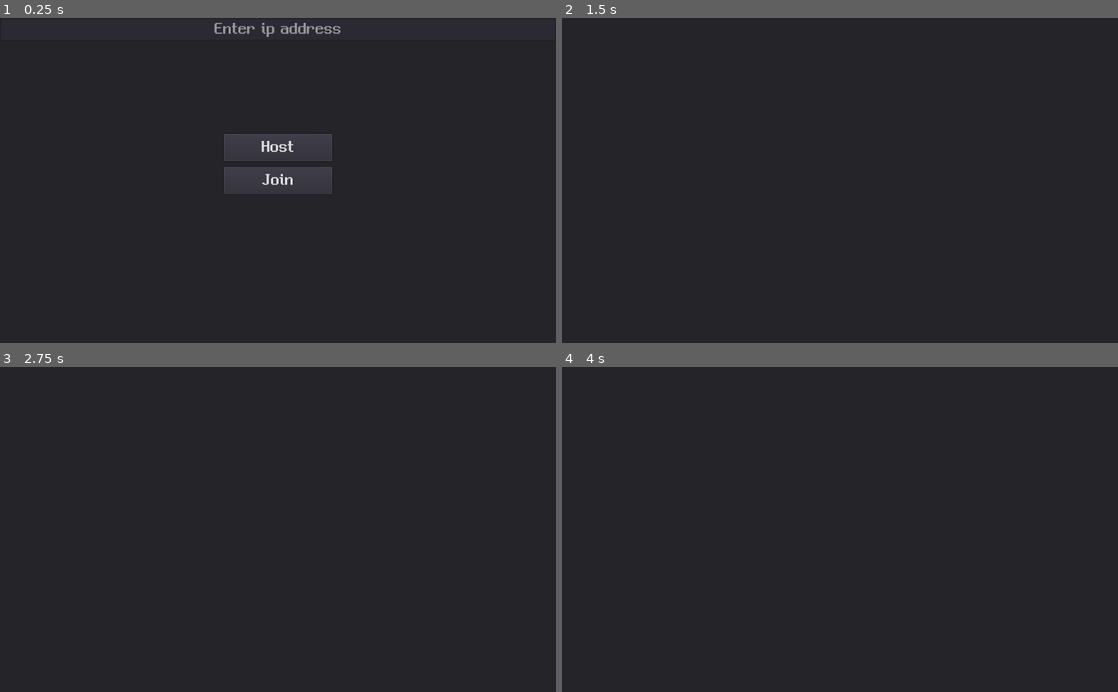
Above: before the commit, frames 1-4 (two rows, left to right).
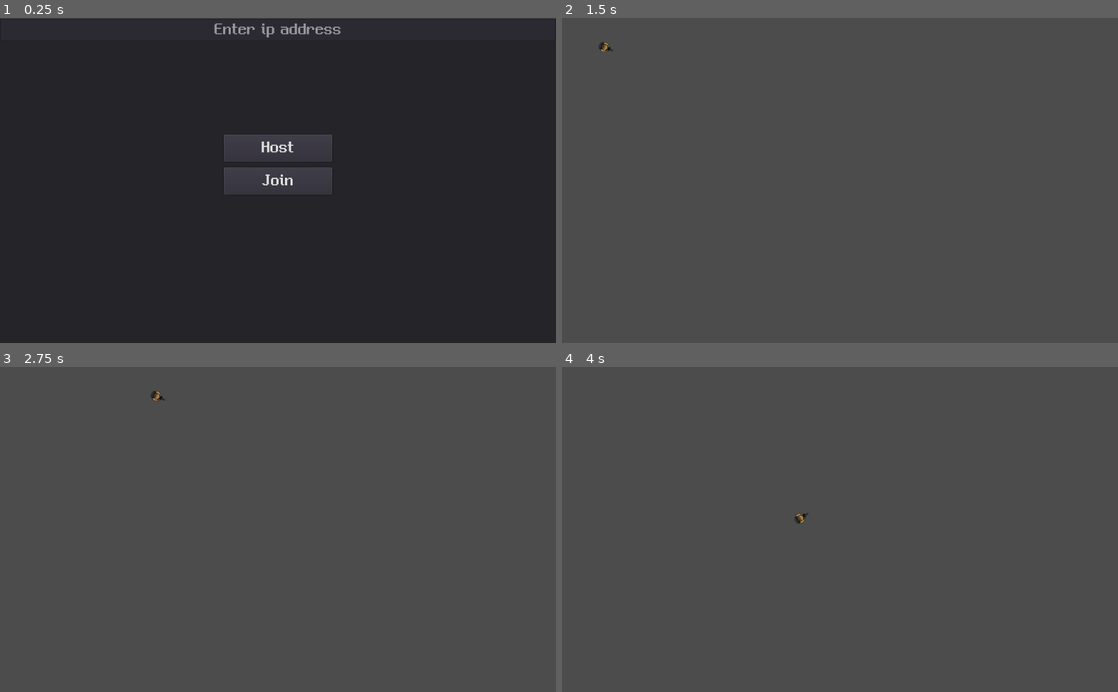
Above: after the commit, the same moments.

Repository: gurum77/Yabawee
Game: Godot game, scene res://scenes/Lobby.tscn
Two runs of this game, one before a commit and one after it. Both use one fixed random seed, a clock stepped at 60 frames per second and the inputs below.
Inputs (mouse positions are in pixels of both pictures, inside the frame that each line leads up to):
- Up to frame 1 (0.25 s): no input
- Up to frame 2 (1.5 s): click (840, 31) at 0.52 s; type "12" at 0.6 s; click "Host" at 1.25 s
- Up to frame 3 (2.75 s): tap Enter at 2 s; move the mouse to (400, 513) at 2.02 s; hold Right (move_right) from 2.03 s (still down)
- Up to frame 4 (4 s): move the mouse to (728, 545) at 2.77 s; release Right (move_right) at 2.78 s; hold Down (move_down) 2.78-3.53 s; move the mouse to (895, 458) at 3.52 s; hold Right (move_right) from 3.53 s (still down)

The runs differ from the first frame. In frame 1, 0.6% of the frame differs, in the area x 0-100%, y 0-52%; in frame 2, 100%, in the area x 0-100%, y 0-100%; in frame 3, 100%; in frame 4, 100%.
Error in both runs: Invalid get index '3' (on base: 'Array'). (res://scenes/Network.gd:18)

Commit message:
server browser ing..

Diff:
--- a/project.godot
+++ b/project.godot
@@ -18,6 +18,7 @@
 
 Globals="*res://scenes/Globals.gd"
 Network="*res://scenes/Network.gd"
+Players="*res://scenes/Players.tscn"
 
 [input]
 
--- a/scenes/Globals.gd
+++ b/scenes/Globals.gd
@@ -2,6 +2,16 @@
 
 var players = Dictionary()
 
+func instance_node_at_location(node:Object, parent:Object, location:Vector2)->Object:
+	var node_instance = instance_node(node, parent)
+	node_instance.global_position = location
+	return node_instance
+
+func instance_node(node:Object, parent:Object)->Object:
+	var node_instance = node.instance()
+	parent.add_child(node_instance)
+	return node_instance
+
 # Called when the node enters the scene tree for the first time.
 func _ready():
 	pass # Replace with function body.
--- a/scenes/Lobby.gd
+++ b/scenes/Lobby.gd
@@ -1,5 +1,6 @@
-extends Panel
+extends Control
 
+var player = load('res://scenes/Player.tscn')
 onready var main_ui = $MainUI
 onready var server_ip_address = $MainUI/ServerIPAddress
 onready var device_ip_address = $CanvasLayer/DeviceIPAddress
@@ -9,6 +10,7 @@
 	get_tree().connect('network_peer_connected', self, '_player_connected')
 	get_tree().connect('network_peer_disconnected', self, '_player_disconnected')
 	get_tree().connect('connected_to_server', self, '_connected_to_server')
+
 	device_ip_address.text = Network.ip_address
 
 # hosting을 시작함.
@@ -16,7 +18,11 @@
 	main_ui.hide()
 	Network.create_server()
 
+	instance_player(get_tree().get_network_unique_id())
 
+func _connected_to_server():
+	yield(get_tree().create_timer(0.1), 'timeout')
+	instance_player(get_tree().get_network_unique_id())
 # join
 func _on_ButtonJoin_pressed():
 	if server_ip_address.text != '':
@@ -26,7 +32,15 @@
 
 func _player_disconnected(id):
 	print('player ' + str(id) + ' has disconnected')
+	if Players.has_node(str(id)):
+		Players.get_node(str(id)).queue_free()
 
 # player가 연결됨
 func _player_connected(id):
 	print('player ' + str(id) + ' has connected')
+	instance_player(id)
+
+func instance_player(id):
+	var player_instance = Globals.instance_node_at_location(player, Players, Vector2(rand_range(0, 100), rand_range(0, 100)))
+	player_instance.name = str(id)
+	player_instance.set_network_master(id)
--- a/scenes/Lobby.tscn
+++ b/scenes/Lobby.tscn
@@ -3,17 +3,16 @@
 [ext_resource path="res://scenes/LobbyFont.tres" type="DynamicFont" id=1]
 [ext_resource path="res://scenes/Lobby.gd" type="Script" id=2]
 
-[node name="Lobby" type="Panel"]
-anchor_right = 1.0
-anchor_bottom = 1.0
+[node name="Lobby" type="Control"]
+margin_right = 1024.0
+margin_bottom = 600.0
 script = ExtResource( 2 )
-__meta__ = {
-"_edit_use_anchors_": false
-}
 
 [node name="MainUI" type="Panel" parent="."]
 anchor_right = 1.0
 anchor_bottom = 1.0
+margin_top = 1.0
+margin_bottom = 1.0
 __meta__ = {
 "_edit_use_anchors_": false
 }
@@ -54,6 +53,8 @@
 custom_fonts/font = ExtResource( 1 )
 align = 1
 placeholder_text = "Enter ip address"
+caret_blink = true
+caret_blink_speed = 0.5
 __meta__ = {
 "_edit_use_anchors_": false
 }
--- a/scenes/Network.gd
+++ b/scenes/Network.gd
@@ -18,7 +18,7 @@
 		ip_address = IP.get_local_addresses()[3]
 
 	for ip in IP.get_local_addresses():
-		if ip.begins_with('192.168.'):
+		if ip.begins_with('192.168.') and not ip.ends_with('.1'):
 			ip_address = ip
 
 	get_tree().connect("connected_to_server", self, '_connected_to_server')
--- a/scenes/Player.gd
+++ b/scenes/Player.gd
@@ -1,30 +1,33 @@
 extends KinematicBody2D
 
-var local_player = true
-var speed = 150
-var direction = Vector2()
+onready var tween = $Tween
+puppet var puppet_position = Vector2(0, 0) setget puppet_position_set
+puppet var puppet_velocity = Vector2()
+puppet var puppet_rotation = 0
 
-# Called when the node enters the scene tree for the first time.
-func _ready():
-	pass # Replace with function body.
 
-remote func _set_position(pos):
-	global_transform.origin = pos
+var speed = 300
+var velocity = Vector2(0, 0)
 
-func _physics_process(delta):
-	direction = Vector2()
+func _process(delta):
+	if is_network_master():
+		var x_input = int(Input.is_action_pressed("move_right")) - int(Input.is_action_pressed("move_left"))
+		var y_input = int(Input.is_action_pressed("move_down")) - int(Input.is_action_pressed("move_up"))
+		velocity = Vector2(x_input, y_input).normalized()
+		move_and_slide(velocity * speed)
+		look_at(get_global_mouse_position())
+	else:
+		rotation_degrees = lerp(rotation_degrees, puppet_rotation, delta*8)
+		if not tween.is_active():
+			move_and_slide(puppet_velocity * speed)
 
-	if(Input.is_action_pressed('move_left')):
-		direction += Vector2(-1, 0)
-	if(Input.is_action_pressed('move_right')):
-		direction += Vector2(1, 0)
-	if(Input.is_action_pressed('move_up')):
-		direction += Vector2(0, -1)
-	if(Input.is_action_pressed('move_down')):
-		direction += Vector2(0, 1)
+func puppet_position_set(new_value)->void:
+	puppet_position = new_value
+	tween.interpolate_property(self, "global_position", global_position, puppet_position, 0.1)
+	tween.start()
 
-	if direction != Vector2():
-		if local_player || is_network_master():
-			move_and_slide(direction * speed, Vector2.UP)
-		if !local_player:
-			rpc_unreliable('_set_position', global_transform.origin)
+func _on_Network_tick_rate_timeout():
+	if is_network_master():
+		rset_unreliable("puppet_position", global_position)
+		rset_unreliable("puppet_velocity", velocity)
+		rset_unreliable("puppet_rotation", rotation_degrees)
--- a/scenes/Player.tscn
+++ b/scenes/Player.tscn
@@ -15,3 +15,11 @@
 [node name="Sprite" type="Sprite" parent="CollisionShape2D"]
 rotation = -1.5708
 texture = ExtResource( 1 )
+
+[node name="Tween" type="Tween" parent="."]
+
+[node name="Network_tick_rate" type="Timer" parent="."]
+wait_time = 0.03
+autostart = true
+
+[connection signal="timeout" from="Network_tick_rate" to="." method="_on_Network_tick_rate_timeout"]
--- /dev/null
+++ b/scenes/Players.tscn
@@ -0,0 +1,3 @@
+[gd_scene format=2]
+
+[node name="Players" type="Node"]
--- /dev/null
+++ b/scenes/ServerBrowser.tscn
@@ -0,0 +1,138 @@
+[gd_scene load_steps=3 format=2]
+
+[ext_resource path="res://scenes/LobbyFont.tres" type="DynamicFont" id=1]
+
+[sub_resource type="Animation" id=1]
+resource_name = "Searching"
+length = 0.8
+loop = true
+tracks/0/type = "value"
+tracks/0/path = NodePath(".:text")
+tracks/0/interp = 1
+tracks/0/loop_wrap = true
+tracks/0/imported = false
+tracks/0/enabled = true
+tracks/0/keys = {
+"times": PoolRealArray( 0, 0.2, 0.4, 0.6 ),
+"transitions": PoolRealArray( 1, 1, 1, 1 ),
+"update": 1,
+"values": [ "Searching for servers", "Searching for servers.", "Searching for servers..", "Searching for servers..." ]
+}
+
+[node name="ServerBrowser" type="Control"]
+anchor_right = 1.0
+anchor_bottom = 1.0
+__meta__ = {
+"_edit_use_anchors_": false
+}
+
+[node name="BackgroundPanel" type="Panel" parent="."]
+anchor_right = 1.0
+anchor_bottom = 1.0
+margin_left = 50.0
+margin_top = 100.0
+margin_right = -50.0
+margin_bottom = -50.0
+__meta__ = {
+"_edit_use_anchors_": false
+}
+
+[node name="ManualSetup" type="Button" parent="BackgroundPanel"]
+anchor_left = 1.0
+anchor_top = 1.0
+anchor_right = 1.0
+anchor_bottom = 1.0
+margin_left = -224.0
+margin_top = -80.0
+margin_right = -24.0
+margin_bottom = -35.0
+custom_fonts/font = ExtResource( 1 )
+text = "Manual Setup"
+__meta__ = {
+"_edit_use_anchors_": false
+}
+
+[node name="GoBack" type="Button" parent="BackgroundPanel"]
+anchor_top = 1.0
+anchor_bottom = 1.0
+margin_left = 20.0
+margin_top = -80.0
+margin_right = 220.0
+margin_bottom = -35.0
+custom_fonts/font = ExtResource( 1 )
+text = "Go Back"
+__meta__ = {
+"_edit_use_anchors_": false
+}
+
+[node name="SeverIPTextEdit" type="LineEdit" parent="BackgroundPanel"]
+anchor_left = 0.5
+anchor_top = 0.5
+anchor_right = 0.5
+anchor_bottom = 0.5
+margin_left = -199.0
+margin_top = -125.0
+margin_right = 201.0
+margin_bottom = -83.0
+custom_fonts/font = ExtResource( 1 )
+align = 1
+__meta__ = {
+"_edit_use_anchors_": false
+}
+
+[node name="TypeInServerIP" type="Label" parent="BackgroundPanel/SeverIPTextEdit"]
+anchor_right = 1.0
+margin_top = -38.0
+margin_bottom = -2.0
+custom_fonts/font = ExtResource( 1 )
+text = "Type in server ip"
+align = 1
+valign = 1
+
+[node name="JoinServer" type="Button" parent="BackgroundPanel/SeverIPTextEdit"]
+anchor_left = 0.5
+anchor_top = 0.5
+anchor_right = 0.5
+anchor_bottom = 0.5
+margin_left = -100.0
+margin_top = 39.0
+margin_right = 100.0
+margin_bottom = 84.0
+custom_fonts/font = ExtResource( 1 )
+text = "Join Server"
+__meta__ = {
+"_edit_use_anchors_": false
+}
+
+[node name="VBoxContainer" type="VBoxContainer" parent="BackgroundPanel"]
+visible = false
+anchor_right = 1.0
+anchor_bottom = 1.0
+margin_left = 40.0
+margin_top = 30.0
+margin_right = -40.0
+margin_bottom = -120.0
+__meta__ = {
+"_edit_use_anchors_": false
+}
+
+[node name="SearchingForServers" type="Label" parent="BackgroundPanel/VBoxContainer"]
+margin_right = 844.0
+margin_bottom = 32.0
+custom_fonts/font = ExtResource( 1 )
+text = "Searching for servers"
+align = 1
+valign = 1
+
+[node name="AnimationPlayer" type="AnimationPlayer" parent="BackgroundPanel/VBoxContainer/SearchingForServers"]
+autoplay = "Searching"
+playback_speed = 0.5
+anims/Searching = SubResource( 1 )
+
+[node name="ServerBrowserLabel" type="Label" parent="BackgroundPanel"]
+anchor_right = 1.0
+margin_top = -50.0
+margin_bottom = -18.0
+custom_fonts/font = ExtResource( 1 )
+text = "Server Browser"
+align = 1
